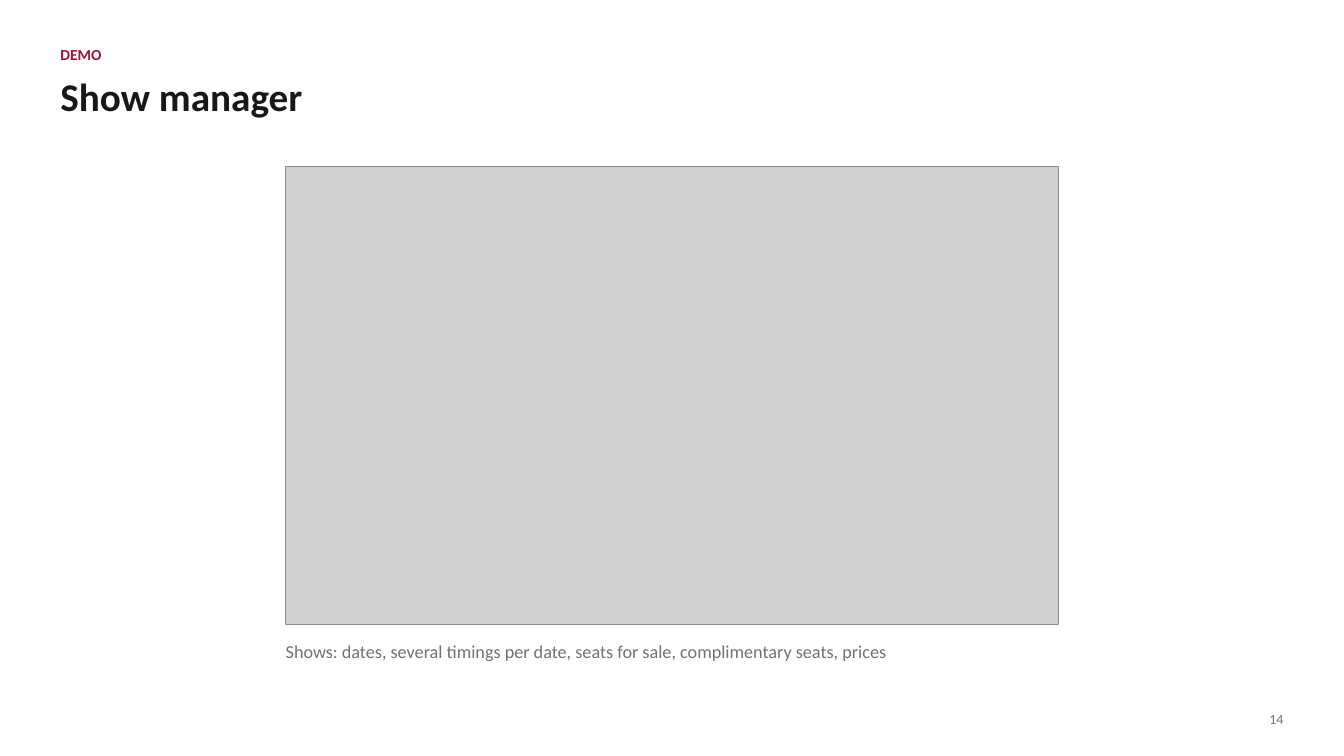
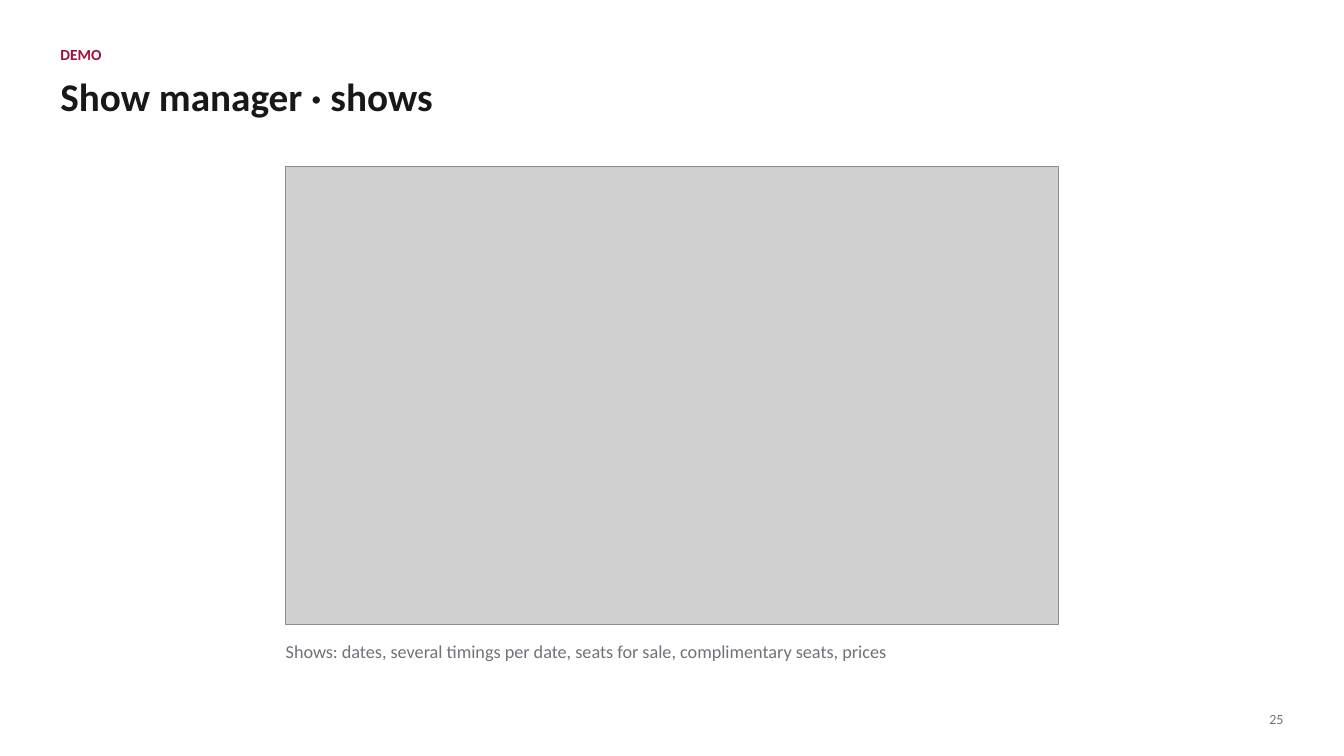
Before and after one commit to AbbasReads/SWE, a slide deck: slide 25 of SAMS.pptx (slide 14 before the commit). Drawn at 1344x756 pixels with LibreOffice and Linux fonts; fonts in the diff are those of the drawing; grey boxes stand for pictures. Boxes give left, top, right and bottom in pixels: in the first picture for what was removed or moved away, otherwise in the second. Text is boxed around its words. In the diff, an @@ line names an element or a change of style, - is before the commit and + after.

```diff
--- a/SAMS.pptx
+++ b/SAMS.pptx
@@ text at (60,83,432,118): text changed @@
-Show manager
+Show manager · shows
@@ text at (1269,715,1283,724): text changed @@
-14
+25
```
Also in this commit, not shown: 15 other slides changed, 12 slides added, 1 slide removed, 11 other files.
